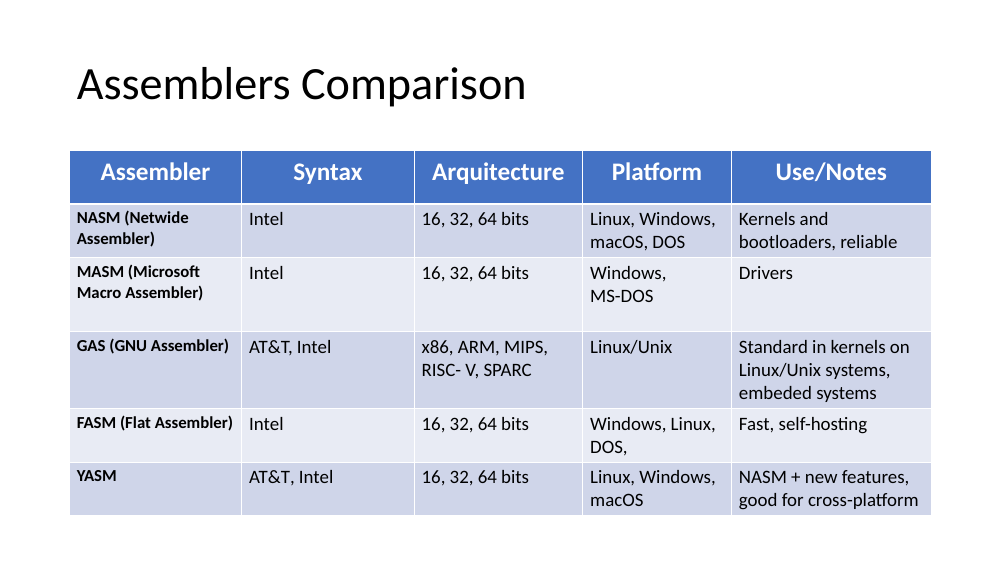
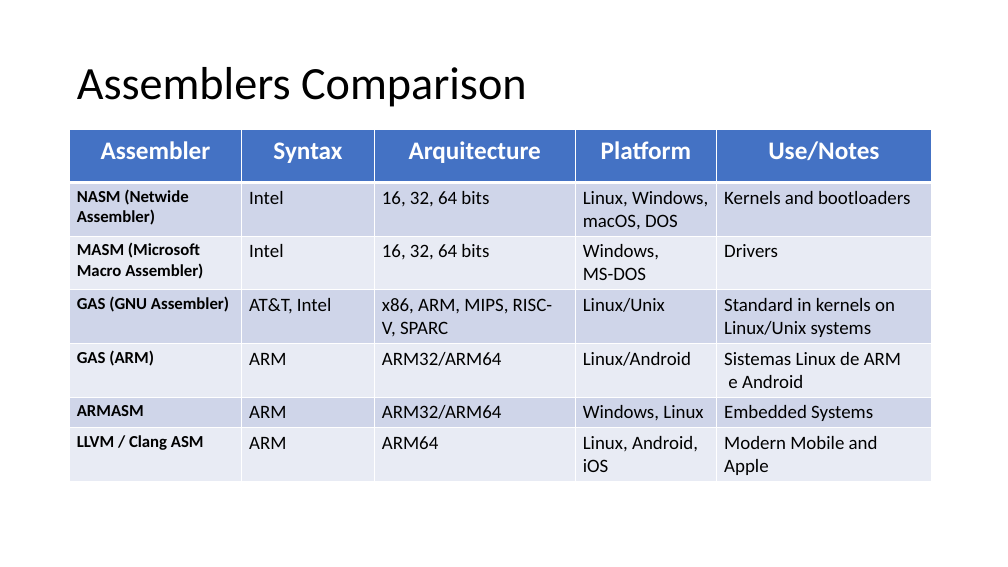
Before and after one commit to FabioRodrigues0/Faculdade, a slide deck: slide 11 of acomp/trabalhos_praticos/Apresentação ADC - Assembly.pptx. Drawn at 1008x567 pixels with LibreOffice and Linux fonts; fonts in the diff are those of the drawing. Boxes give left, top, right and bottom in pixels: in the first picture for what was removed or moved away, otherwise in the second. Text is boxed around its words. In the diff, an @@ line names an element or a change of style, - is before the commit and + after.

```diff
--- a/acomp/trabalhos_praticos/Apresentação ADC - Assembly.pptx
+++ b/acomp/trabalhos_praticos/Apresentação ADC - Assembly.pptx
@@ table at <box>70,129,932,522</box> @@
-row 2, column 5: Kernels and bootloaders, reliable
+row 2, column 5: Kernels and bootloaders
-row 4: GAS (GNU Assembler) | AT&T, Intel | x86, ARM, MIPS, RISC- V, SPARC | Linux/Unix | Standard in kernels on Linux/Unix systems, embeded systems
-row 5: FASM (Flat Assembler) | Intel | 16, 32, 64 bits | Windows, Linux, DOS, | Fast, self-hosting
-row 6: YASM | AT&T, Intel | 16, 32, 64 bits | Linux, Windows, macOS | NASM + new features, good for cross-platform
+row 4: GAS (GNU Assembler) | AT&T, Intel | x86, ARM, MIPS, RISC- V, SPARC | Linux/Unix | Standard in kernels on Linux/Unix systems
+row 5: GAS (ARM) | ARM | ARM32/ARM64 | Linux/Android | Sistemas Linux de ARM / e Android
+row 6: ARMASM | ARM | ARM32/ARM64 | Windows, Linux | Embedded Systems
+row 7: LLVM / Clang ASM | ARM | ARM64 | Linux, Android, iOS | Modern Mobile and Apple
@@ table: place and size @@
-table at <box>70,151,932,514</box>
+table at <box>70,129,932,522</box>
```
Also in this commit, not shown: 1 other slide changed.
